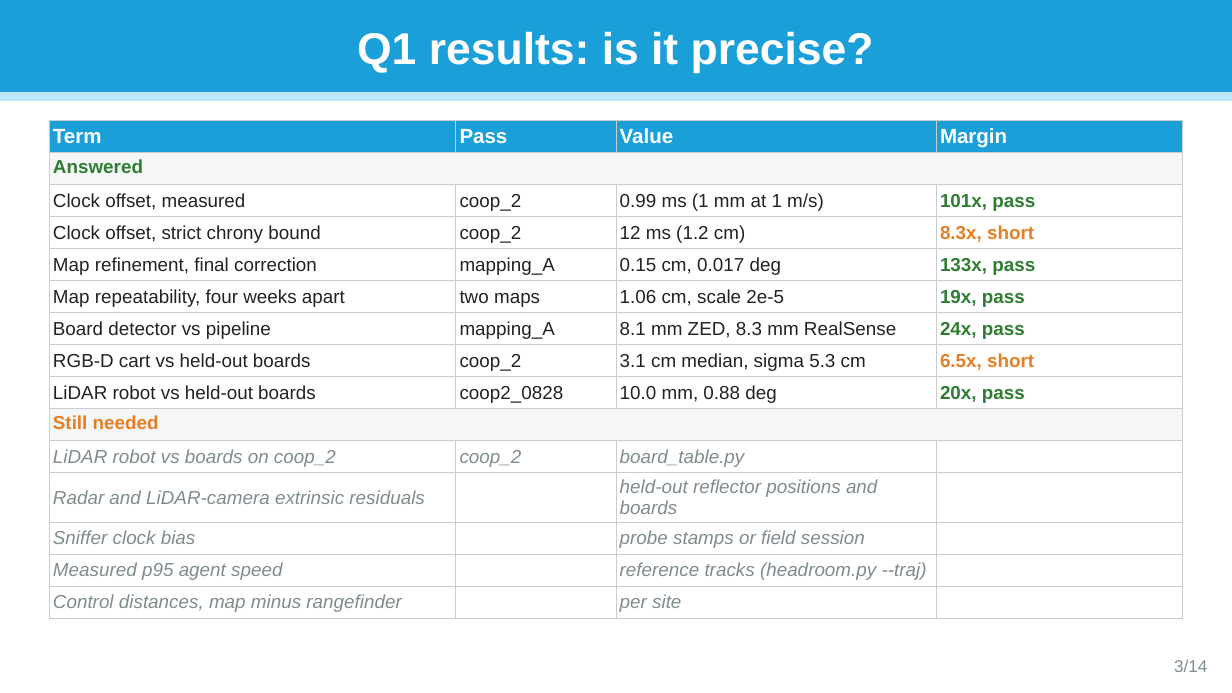
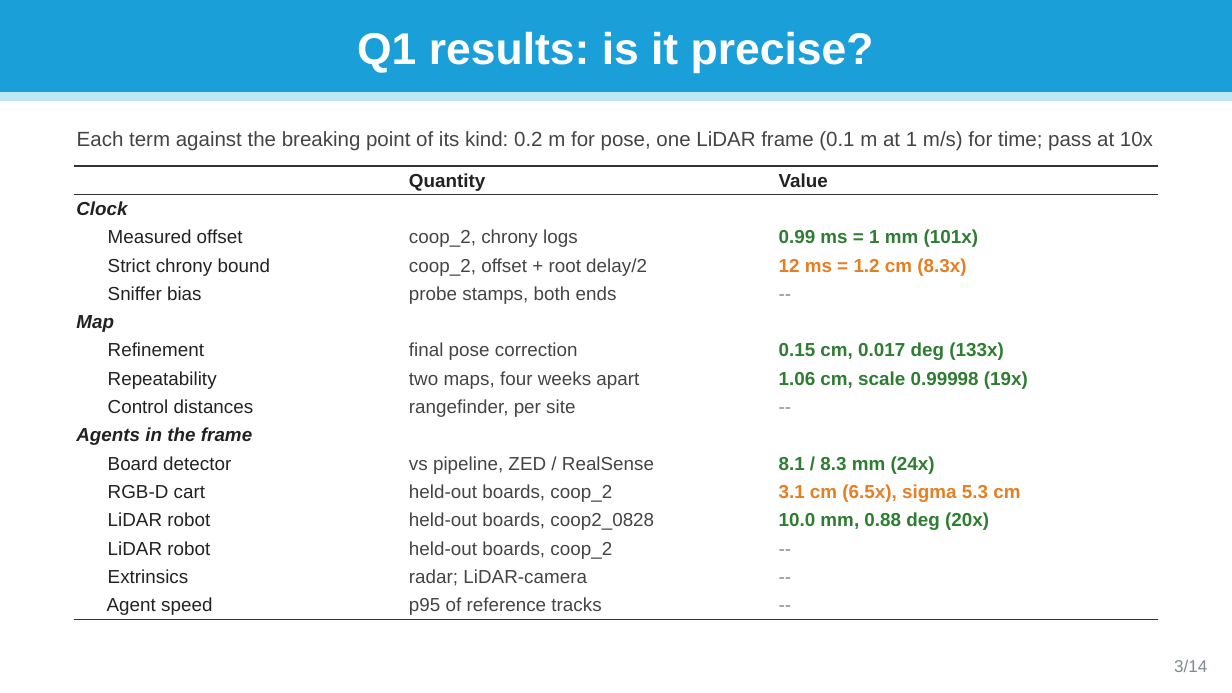
Before and after one commit to jorichee14/Others, a slide deck: slide 3 of scoop_testbed_paper/SCooP-iT_testbed_questions.pptx. Drawn at 1232x693 pixels with LibreOffice and Linux fonts; fonts in the diff are those of the drawing. Boxes give left, top, right and bottom in pixels: in the first picture for what was removed or moved away, otherwise in the second. Text is boxed around its words. In the diff, an @@ line names an element or a change of style, - is before the commit and + after.

```diff
--- a/scoop_testbed_paper/SCooP-iT_testbed_questions.pptx
+++ b/scoop_testbed_paper/SCooP-iT_testbed_questions.pptx
@@ text added at bbox=[77, 131, 1153, 151], 12 pt, text #444444 @@
+Each term against the breaking point of its kind: 0.2 m for pose, one LiDAR frame (0.1 m at 1 m/s) for time; pass at 10x
@@ table at bbox=[74, 166, 1158, 619] @@
-Term | Pass | Value | Margin
-Answered |  |  | 
-Clock offset, measured | coop_2 | 0.99 ms (1 mm at 1 m/s) | 101x, pass
-Clock offset, strict chrony bound | coop_2 | 12 ms (1.2 cm) | 8.3x, short
-Map refinement, final correction | mapping_A | 0.15 cm, 0.017 deg | 133x, pass
-Map repeatability, four weeks apart | two maps | 1.06 cm, scale 2e-5 | 19x, pass
-Board detector vs pipeline | mapping_A | 8.1 mm ZED, 8.3 mm RealSense | 24x, pass
-RGB-D cart vs held-out boards | coop_2 | 3.1 cm median, sigma 5.3 cm | 6.5x, short
-LiDAR robot vs held-out boards | coop2_0828 | 10.0 mm, 0.88 deg | 20x, pass
-Still needed |  |  | 
-LiDAR robot vs boards on coop_2 | coop_2 | board_table.py | 
-Radar and LiDAR-camera extrinsic residuals |  | held-out reflector positions and boards | 
-Sniffer clock bias |  | probe stamps or field session | 
-Measured p95 agent speed |  | reference tracks (headroom.py --traj) | 
-Control distances, map minus rangefinder |  | per site | 
+ | Quantity | Value
+Clock |  | 
+Measured offset | coop_2, chrony logs | 0.99 ms = 1 mm (101x)
+Strict chrony bound | coop_2, offset + root delay/2 | 12 ms = 1.2 cm (8.3x)
+Sniffer bias | probe stamps, both ends | --
+Map |  | 
+Refinement | final pose correction | 0.15 cm, 0.017 deg (133x)
+Repeatability | two maps, four weeks apart | 1.06 cm, scale 0.99998 (19x)
+Control distances | rangefinder, per site | --
+Agents in the frame |  | 
+Board detector | vs pipeline, ZED / RealSense | 8.1 / 8.3 mm (24x)
+RGB-D cart | held-out boards, coop_2 | 3.1 cm (6.5x), sigma 5.3 cm
+LiDAR robot | held-out boards, coop2_0828 | 10.0 mm, 0.88 deg (20x)
+LiDAR robot | held-out boards, coop_2 | --
+Extrinsics | radar; LiDAR-camera | --
+Agent speed | p95 of reference tracks | --
@@ table: place and size @@
-table at bbox=[49, 121, 1183, 616]
+table at bbox=[74, 166, 1158, 619]
```
Also in this commit, not shown: 5 other slides changed, 1 other file.
